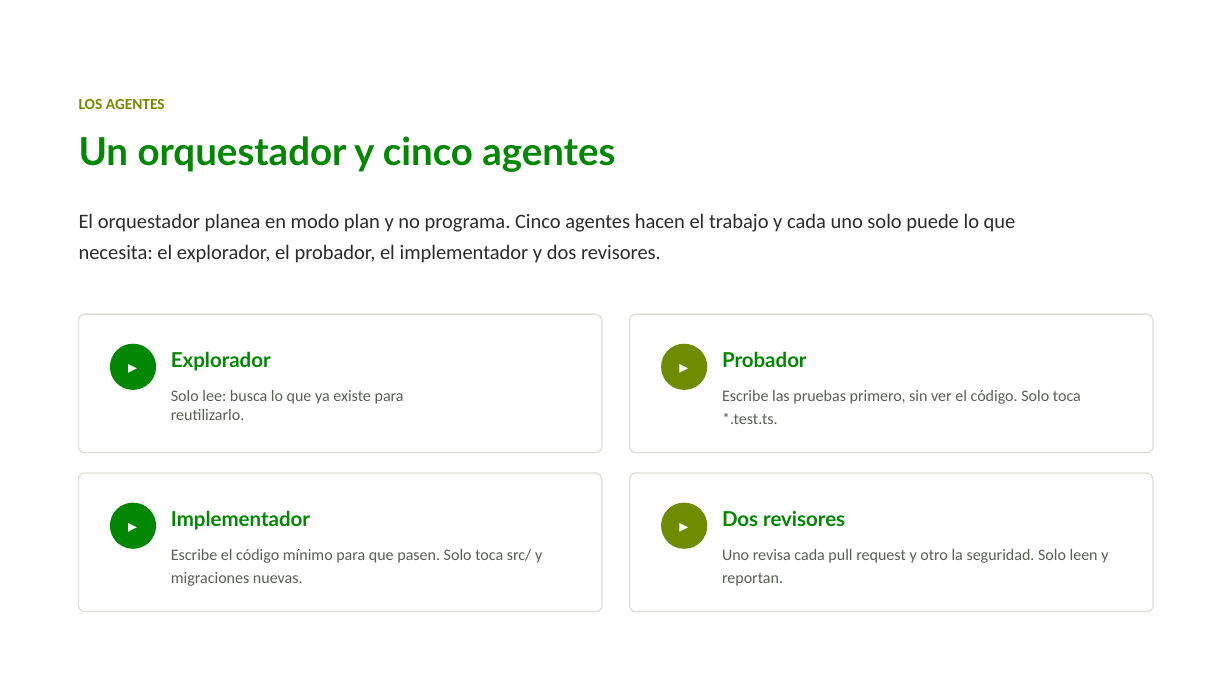
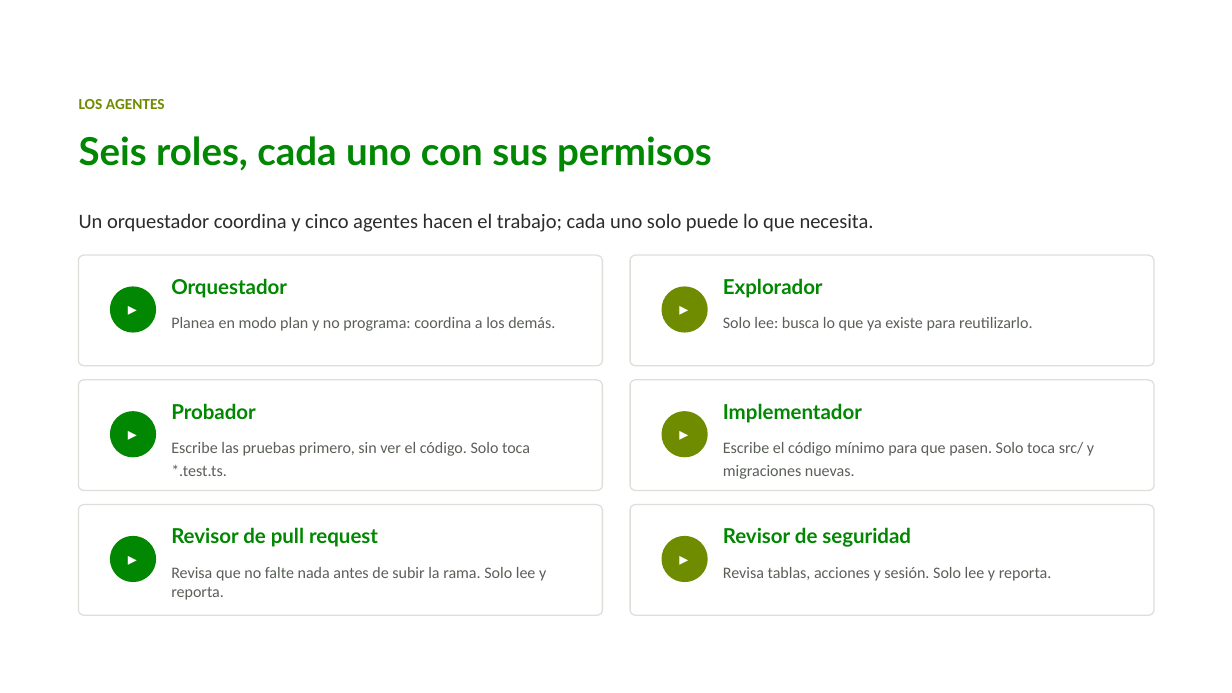
Before and after one commit to juandadevp/cuentasclaras, a slide deck: slide 6 of docs/Exposicion_Cuentas_Claras.pptx. Drawn at 1232x693 pixels with LibreOffice and Linux fonts; fonts in the diff are those of the drawing; background and template pictures are left out. Boxes give left, top, right and bottom in pixels: in the first picture for what was removed or moved away, otherwise in the second. Text is boxed around its words. In the diff, an @@ line names an element or a change of style, - is before the commit and + after.

```diff
--- a/docs/Exposicion_Cuentas_Claras.pptx
+++ b/docs/Exposicion_Cuentas_Claras.pptx
@@ title at <box>79,136,712,172</box>: text changed @@
-Un orquestador y cinco agentes
+Seis roles, cada uno con sus permisos
@@ text at <box>79,213,874,232</box>: text changed @@
-El orquestador planea en modo plan y no programa. Cinco agentes hacen el trabajo y cada uno solo puede lo que necesita: el explorador, el probador, el implementador y dos revisores.
+Un orquestador coordina y cinco agentes hacen el trabajo; cada uno solo puede lo que necesita.
@@ freeform shape: place and size @@
-freeform shape at <box>79,314,603,453</box>
+freeform shape at <box>79,255,603,366</box>
@@ freeform shape: place and size @@
-freeform shape at <box>629,314,1153,453</box>
+freeform shape at <box>630,255,1154,366</box>
@@ freeform shape: place and size @@
-freeform shape at <box>629,314,1153,453</box>
+freeform shape at <box>630,255,1154,366</box>
@@ text added at <box>171,278,555,331</box>, 12.5 pt, text #5A5F58 @@
+Orquestador
+Planea en modo plan y no programa: coordina a los demás.
@@ 2 texts, 2 freeform shapes: place and size @@
-2 texts, 2 freeform shapes at <box>110,344,707,390</box>
+2 texts, 2 freeform shapes at <box>110,287,708,333</box>
@@ text "Explorador": place and size @@
-text "Explorador" at <box>171,351,404,404</box>
+text "Explorador" at <box>723,278,1032,331</box>
@@ text at <box>723,317,1032,331</box>: line spacing 1 to 1.18; less space between paragraphs @@
@@ text removed at <box>722,351,1081,424</box> @@
-Probador
-Escribe las pruebas primero, sin ver el código. Solo toca *.test.ts.
@@ freeform shape: place and size @@
-freeform shape at <box>79,473,603,612</box>
+freeform shape at <box>79,380,603,491</box>
@@ freeform shape: place and size @@
-freeform shape at <box>79,473,603,612</box>
+freeform shape at <box>79,380,603,491</box>
@@ freeform shape: place and size @@
-freeform shape at <box>629,473,1153,612</box>
+freeform shape at <box>630,380,1154,491</box>
@@ freeform shape: place and size @@
-freeform shape at <box>629,473,1153,612</box>
+freeform shape at <box>630,380,1154,491</box>
@@ text at <box>171,403,530,476</box>: text changed @@
-Implementador
-Escribe el código mínimo para que pasen. Solo toca src/ y migraciones nuevas.
+Probador
+Escribe las pruebas primero, sin ver el código. Solo toca *.test.ts.
@@ 2 freeform shapes, 2 texts: place and size @@
-2 freeform shapes, 2 texts at <box>110,503,707,549</box>
+2 freeform shapes, 2 texts at <box>110,411,708,457</box>
@@ text at <box>723,403,1094,479</box>: text changed @@
-Dos revisores
-Uno revisa cada pull request y otro la seguridad. Solo leen y reportan.
+Implementador
+Escribe el código mínimo para que pasen. Solo toca src/ y migraciones nuevas.
@@ freeform shape added at <box>79,505,603,616</box>, fill #FFFFFF @@
@@ freeform shape added at <box>79,505,603,616</box>, outline #E1DED9 1 pt @@
@@ freeform shape added at <box>630,505,1154,616</box>, fill #FFFFFF @@
@@ freeform shape added at <box>630,505,1154,616</box>, outline #E1DED9 1 pt @@
@@ freeform shape added at <box>110,536,156,582</box>, fill #018701 @@
@@ text added at <box>171,527,546,600</box>, 12.5 pt, text #5A5F58 @@
+Revisor de pull request
+Revisa que no falte nada antes de subir la rama. Solo lee y reporta.
@@ freeform shape added at <box>662,536,708,582</box>, fill #6F8C01 @@
@@ text added at <box>723,527,1052,581</box>, 12.5 pt, text #5A5F58 @@
+Revisor de seguridad
+Revisa tablas, acciones y sesión. Solo lee y reporta.
@@ text added at <box>127,546,138,570</box>, 14 pt, text #FFFFFF, bold @@
+▸
@@ text added at <box>678,546,689,570</box>, 14 pt, text #FFFFFF, bold @@
+▸
```
Also in this commit, not shown: 1 other file.
